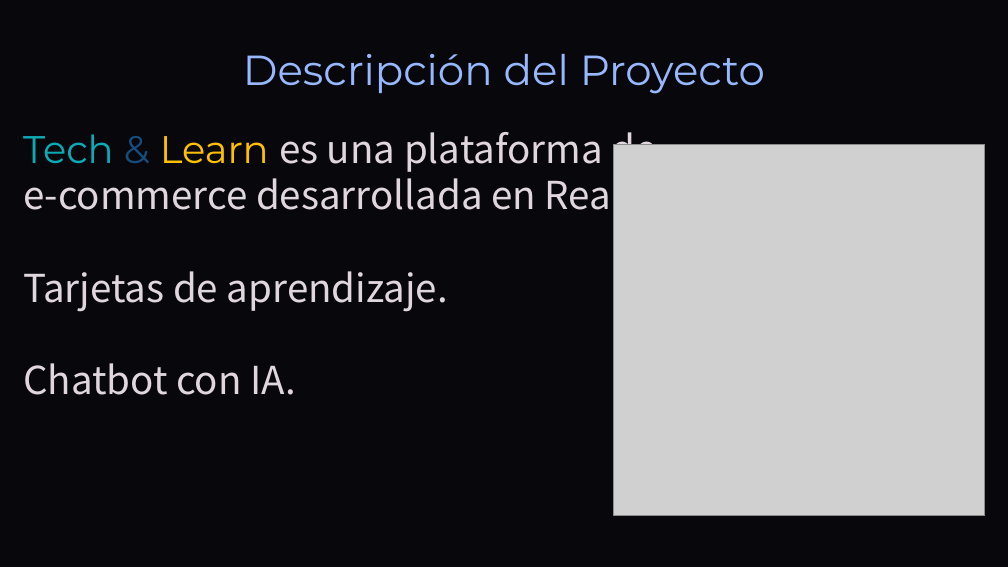
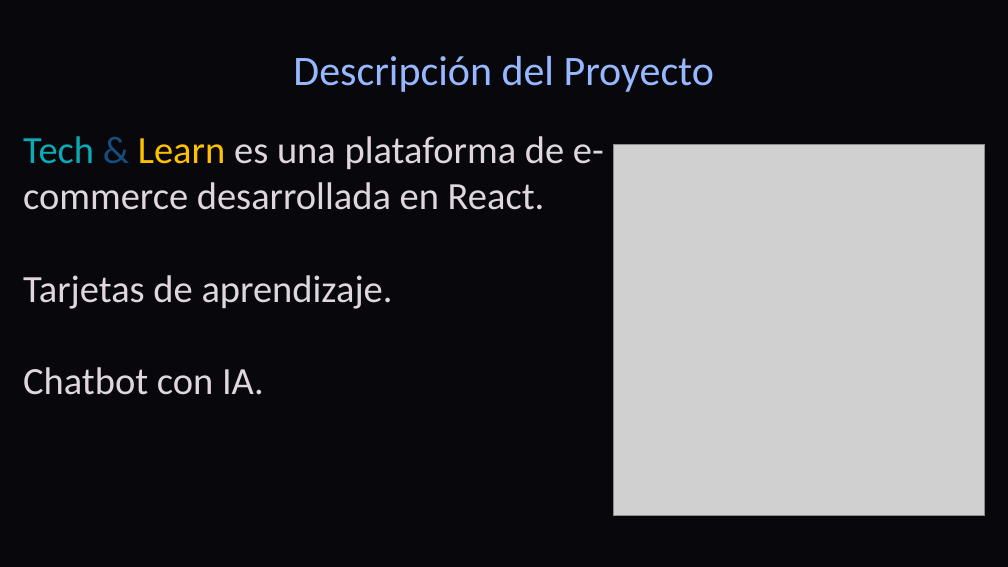
Before and after one commit to DavidCorredorMiguel/proyectogrupo2, a slide deck: slide 7 of Tech-and-Learn-Innovacion-y-Aprendizaje-en-E-commerce (1).pptx. Drawn at 1008x567 pixels with LibreOffice and Linux fonts; fonts in the diff are those of the drawing; grey boxes stand for pictures; background and template pictures are left out. Boxes give left, top, right and bottom in pixels: in the first picture for what was removed or moved away, otherwise in the second. Text is boxed around its words. In the diff, an @@ line names an element or a change of style, - is before the commit and + after.

```diff
--- a/Tech-and-Learn-Innovacion-y-Aprendizaje-en-E-commerce (1).pptx
+++ b/Tech-and-Learn-Innovacion-y-Aprendizaje-en-E-commerce (1).pptx
@@ text "Descripción del Proyecto" at bbox=[293, 56, 714, 92]: font Montserrat to Calibri @@
@@ text "Tech & Learn es una ..." at bbox=[23, 136, 604, 395]: font Montserrat to Calibri in "Tech & Learn"; font Noto Sans CJK TC to Calibri in "es una plataforma de e-commerce desarrollada en ...", "Tarjetas de aprendizaje.", "Chatbot con IA." @@
```
Also in this commit, not shown: 12 other slides changed, 3 slides removed, 2 other files.
